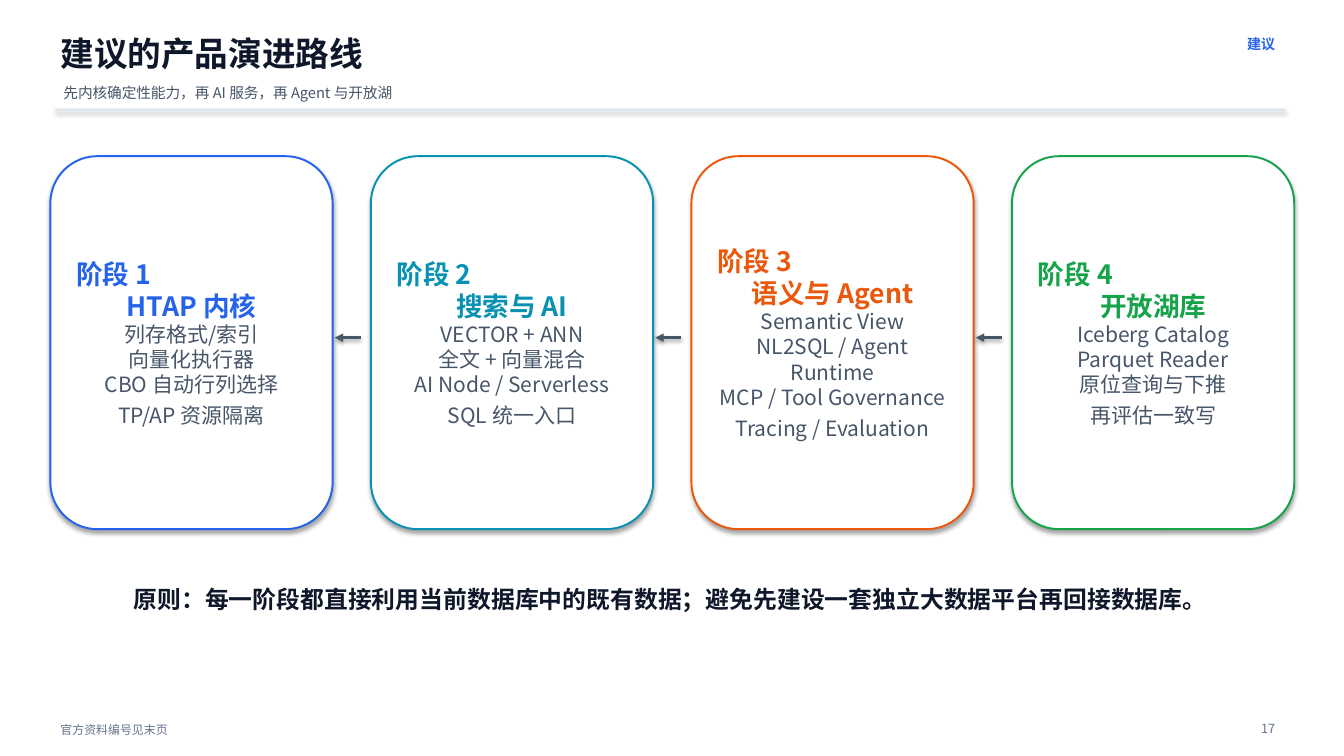
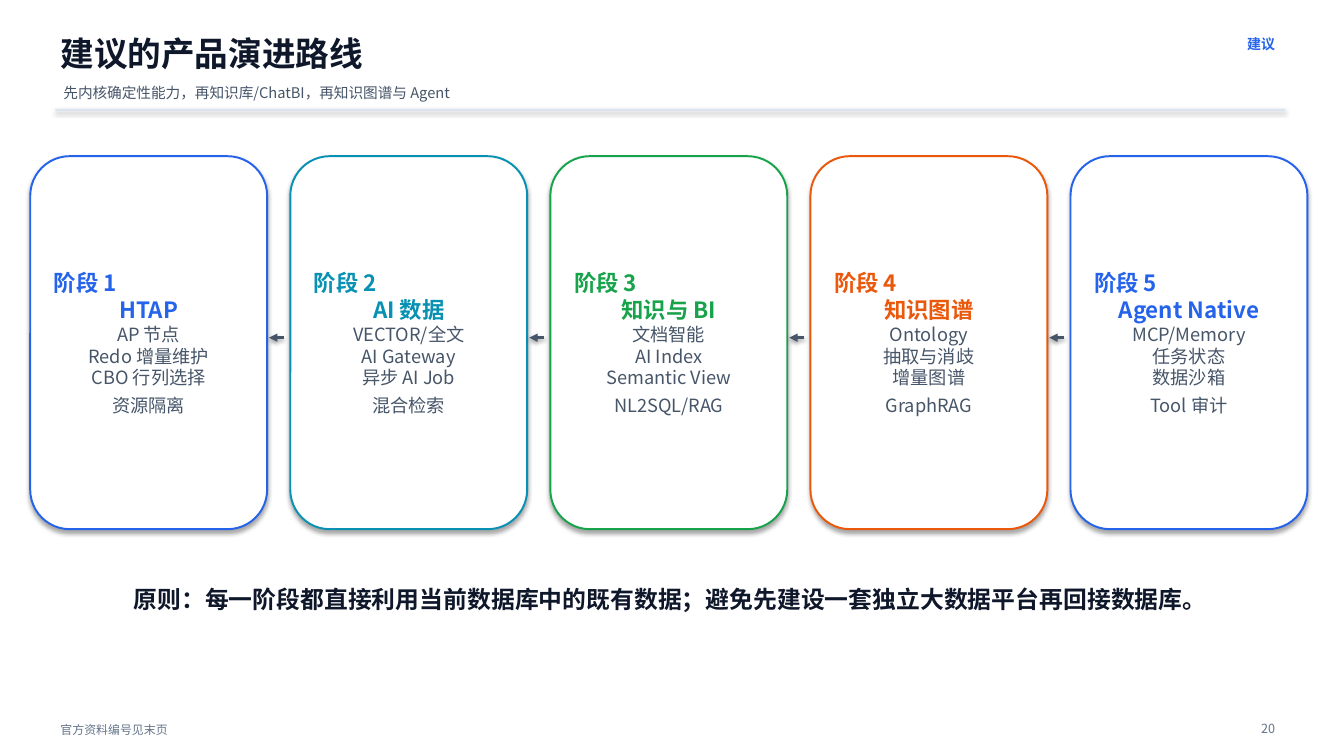
Before and after one commit to XIDIANcoding/AliSQL, a slide deck: slide 20 of ai-database-lakehouse-report-editable.pptx (slide 17 before the commit). Drawn at 1344x756 pixels with LibreOffice and Linux fonts; fonts in the diff are those of the drawing. Boxes give left, top, right and bottom in pixels: in the first picture for what was removed or moved away, otherwise in the second. Text is boxed around its words. In the diff, an @@ line names an element or a change of style, - is before the commit and + after.

```diff
--- a/ai-database-lakehouse-report-editable.pptx
+++ b/ai-database-lakehouse-report-editable.pptx
@@ text at <box>63,85,449,102</box>: text changed @@
-先内核确定性能力，再 AI 服务，再 Agent 与开放湖
+先内核确定性能力，再知识库/ChatBI，再知识图谱与 Agent
@@ rounded rectangle "阶段 1 HTAP": place and size @@
-rounded rectangle "阶段 1 HTAP" at <box>50,156,333,529</box>
+rounded rectangle "阶段 1 HTAP" at <box>30,156,267,529</box>
@@ rounded rectangle "阶段 2 AI 数据": place and size @@
-rounded rectangle "阶段 2 AI 数据" at <box>371,156,653,529</box>
+rounded rectangle "阶段 2 AI 数据" at <box>290,156,527,529</box>
@@ rounded rectangle "阶段 3 知识与 BI": place and size @@
-rounded rectangle "阶段 3 知识与 BI" at <box>692,156,974,529</box>
+rounded rectangle "阶段 3 知识与 BI" at <box>551,156,787,529</box>
@@ rounded rectangle "阶段 3 知识与 BI" at <box>551,156,787,529</box>: outline #EA580C 1.4 pt to #16A34A 1.4 pt @@
@@ rounded rectangle added at <box>811,156,1048,529</box>, fill #FFFFFF, outline #EA580C 1.4 pt, 13 pt, text #475569 @@
+阶段 4
+知识图谱
+Ontology
+抽取与消歧
+增量图谱
+GraphRAG
@@ rounded rectangle removed at <box>1012,156,1295,529</box> @@
-阶段 4
-开放湖库
-Iceberg Catalog
-Parquet Reader
-原位查询与下推
-再评估一致写
@@ rounded rectangle added at <box>1071,156,1308,529</box>, fill #FFFFFF, outline #2563EB 1.4 pt, 13 pt, text #475569 @@
+阶段 5
+Agent Native
+MCP/Memory
+任务状态
+数据沙箱
+Tool 审计
@@ text in rounded rectangle at <box>54,272,209,386</box>: text changed; size 15 to 13 pt @@
-阶段 1
-HTAP 内核
-列存格式/索引
-向量化执行器
-CBO 自动行列选择
-TP/AP 资源隔离
+阶段 1
+HTAP
+AP 节点
+Redo 增量维护
+CBO 行列选择
+资源隔离
@@ text in rounded rectangle at <box>314,272,464,386</box>: text changed; size 15 to 13 pt @@
-阶段 2
-搜索与 AI
-VECTOR + ANN
-全文 + 向量混合
-AI Node / Serverless
-SQL 统一入口
+阶段 2
+AI 数据
+VECTOR/全文
+AI Gateway
+异步 AI Job
+混合检索
@@ text in rounded rectangle at <box>574,272,731,384</box>: text changed; size 15 to 13 pt @@
-阶段 3
-语义与 Agent
-Semantic View
-NL2SQL / Agent Runtime
-MCP / Tool Governance
-Tracing / Evaluation
+阶段 3
+知识与 BI
+文档智能
+AI Index
+Semantic View
+NL2SQL/RAG
@@ arrow moved from (335, 338) - (361, 338) to (269, 338) - (284, 338) @@
@@ arrow (269, 338) - (284, 338): stroke #475569 2 pt to #475569 1.8 pt @@
@@ arrow added from (544, 338) to (529, 338), #475569 1.8 pt @@
@@ arrow removed from (682, 338) to (655, 338) @@
@@ arrow added from (805, 338) to (789, 338), #475569 1.8 pt @@
@@ arrow moved from (976, 338) - (1002, 338) to (1050, 338) - (1065, 338) @@
@@ arrow (1050, 338) - (1065, 338): stroke #475569 2 pt to #475569 1.8 pt @@
@@ text at <box>1261,723,1275,733</box>: text changed @@
-17
+20
```
Also in this commit, not shown: 5 other slides changed, 3 slides added, 3 other files.
